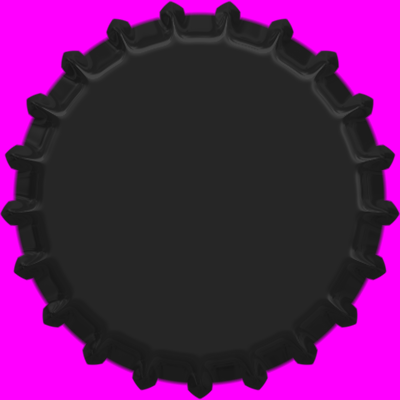
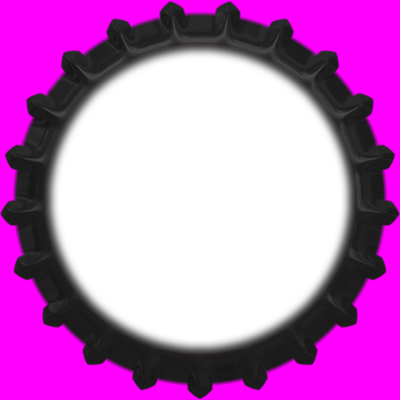
The second 400 × 400 image is a revision of the first. Changes to its layers:
painted on "Black" over [42, 42, 358, 357]
